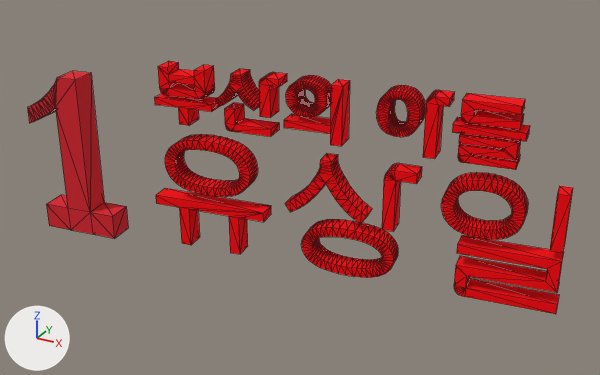
The glTF model my-model.glb as it was, and as the next commit left it.
Both versions are drawn from a 50 mm lens placed at (0.692, -0.687, 0.448), pointed at (0.3, 0.025, 0.092). The axes (+X, +Y, +Z) are drawn at lower left. The lights are the same throughout. The picture after the commit comes second. Mesh edges are drawn as thin lines. Where no turn or scale is listed for an object, it has been applied to the vertices.

Objects in the first picture: 'TextPlus001', 'TextPlus002', 'TextPlus003'.
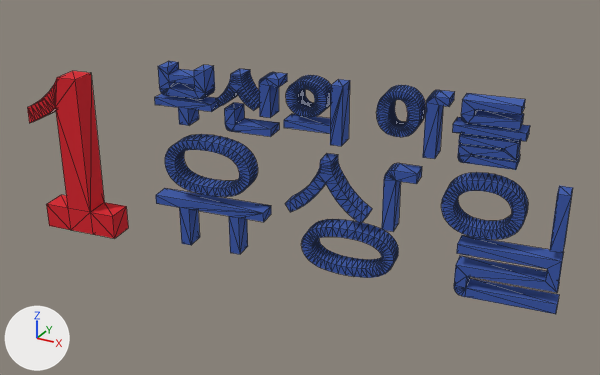
Changed parts and their boxes (x1, y1, x2, y2) in the pictures (600 x 375 px):
'TextPlus002', recoloured (red to blue)
    both: (156, 134, 573, 314)
'TextPlus003', recoloured (red to blue)
    both: (154, 61, 530, 170)

What the commit changed:
Material 'name1_Material' (mat_name1_material) changes colour from red #ff0011 to blue #4e6fc3; in linear values from (1.0, 0.0, 0.00573) to (0.0764, 0.16, 0.545).
